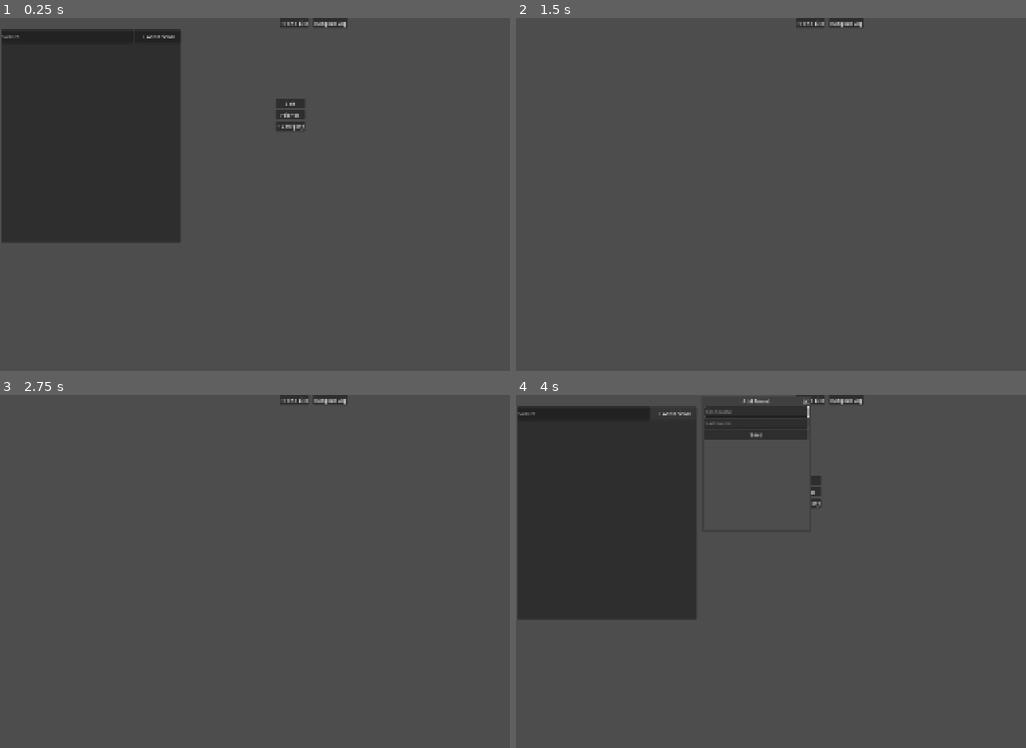
Above: before the commit, frames 1-4 (two rows, left to right).
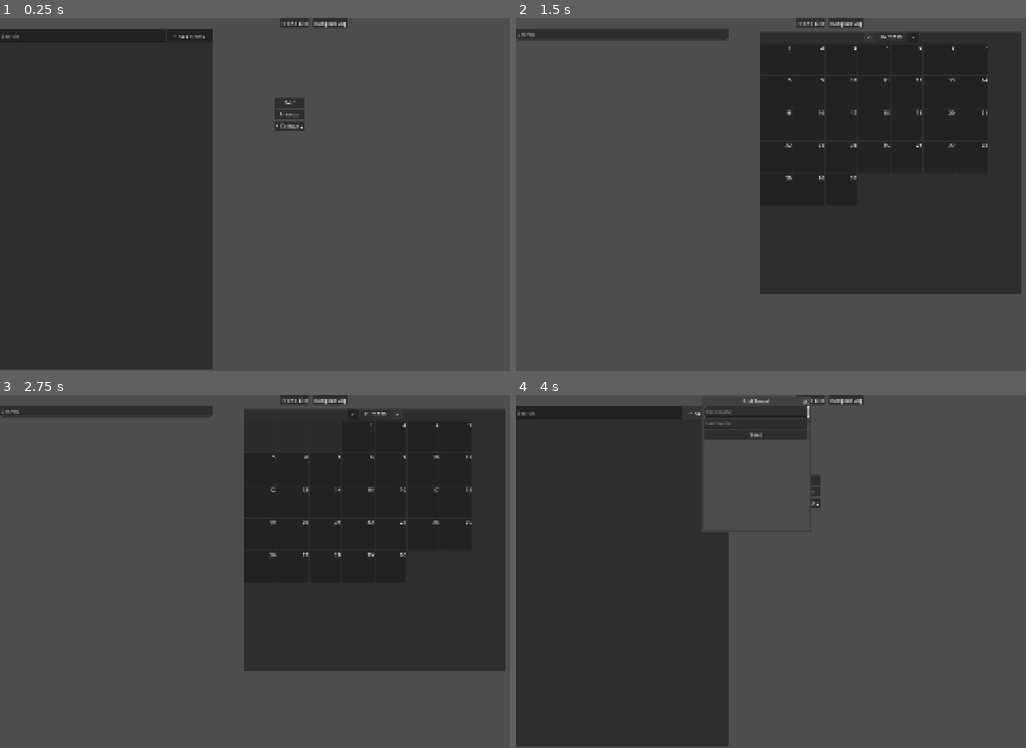
Above: after the commit, the same moments.

Repository: Syncrinity/Life-Friends-0
Game: Godot game, scene res://main.tscn
The game is run twice, just before and just after one commit, with the same random seed, the same clock (stepped at 60 frames per second) and the same inputs.
Inputs (mouse positions are in pixels of both pictures, inside the frame that each line leads up to):
- Up to frame 1 (0.25 s): no input
- Up to frame 2 (1.5 s): click "Hangout Log" at 0.5 s; click (867, 35) at 1.25 s, where only the run after the commit has a clickable "<"
- Up to frame 3 (2.75 s): click (397, 412) at 2 s, where only the run after the commit has a clickable ">"
- Up to frame 4 (4 s): click "Friend List" at 2.75 s; click "+ Add Friend" at 3.5 s

The runs differ from the first frame. In frame 1, 19% of the frame differs, in the area x 0-60%, y 3-100%; in frame 2, 39%, in the area x 0-100%, y 3-79%; in frame 3, 39%; in frame 4, 17%.

Commit message:
Added template for calendar overview.

Diff:
--- a/Hangout Log Entry/hangout_log_entry.gd
+++ b/Hangout Log Entry/hangout_log_entry.gd
@@ -1,9 +1,11 @@
 extends PanelContainer
 
 signal edit_requested(friend_id: String, hangout_id: String)
+signal selected(hangout_id: String, date_timestamp: int)
 
 var friend_id := ""
 var hangout_id := ""
+var date_timestamp := 0
 
 @onready var name_label: Label = $HBoxContainer/VBoxContainer/NameLabel
 @onready var date_label: Label = $HBoxContainer/VBoxContainer/DateLabel
@@ -14,7 +16,7 @@
 func _ready() -> void:
 	edit_button.pressed.connect(_on_edit_button_pressed)
 
-func setup(participants: Array, date_text: String, hangout_type: String, notes: String, default_icon: Texture2D, p_friend_id: String, p_hangout_id: String) -> void:
+func setup(participants: Array, _date_timestamp: int, date_text: String, hangout_type: String, notes: String, default_icon: Texture2D, p_friend_id: String, p_hangout_id: String) -> void:
 	for child in icon_container.get_children():
 		child.queue_free()
 
@@ -44,10 +46,17 @@
 		])
 
 	name_label.text = ", ".join(names)
+	date_timestamp = _date_timestamp
 	date_label.text = "%s • %s" % [date_text, hangout_type]
 	notes_label.text = notes if notes != "" else "No notes"
 	friend_id = p_friend_id
 	hangout_id = p_hangout_id
 
+
 func _on_edit_button_pressed() -> void:
 	edit_requested.emit(friend_id, hangout_id)
+
+
+func _gui_input(event: InputEvent) -> void:
+	if event is InputEventMouseButton and event.pressed:
+		selected.emit(hangout_id, date_timestamp)
--- a/Hangout Log Entry/hangout_log_entry.tscn
+++ b/Hangout Log Entry/hangout_log_entry.tscn
@@ -38,6 +38,7 @@
 horizontal_alignment = 1
 
 [node name="NotesLabel" type="Label" parent="HBoxContainer/VBoxContainer" unique_id=1464696524]
+custom_minimum_size = Vector2(500, 0)
 layout_mode = 2
 text = "Notes"
 horizontal_alignment = 1
--- /dev/null
+++ b/calendar_day_cell.gd
@@ -0,0 +1,37 @@
+extends PanelContainer
+
+@onready var day_label: Label = $VBoxContainer/DayLabel
+@onready var event_count_label: Label = $VBoxContainer/EventCountLabel
+
+func setup_empty() -> void:
+	day_label.text = ""
+	event_count_label.text = ""
+	modulate = Color(1, 1, 1, 0.2)
+
+func setup_day(day: int, event_count: int, highlighted: bool) -> void:
+	day_label.text = str(day)
+
+	if event_count > 0:
+		event_count_label.text = "%d hangout%s" % [
+			event_count,
+			"" if event_count == 1 else "s"
+		]
+	else:
+		event_count_label.text = ""
+
+	if highlighted:
+		add_theme_stylebox_override("panel", get_highlight_stylebox())
+	else:
+		remove_theme_stylebox_override("panel")
+
+
+func get_highlight_stylebox() -> StyleBoxFlat:
+	var style := StyleBoxFlat.new()
+	style.bg_color = Color(0.2, 0.35, 0.8, 0.2)
+	style.border_color = Color(0.2, 0.35, 0.8, 1.0)
+	style.set_border_width_all(2)
+	style.corner_radius_top_left = 8
+	style.corner_radius_top_right = 8
+	style.corner_radius_bottom_left = 8
+	style.corner_radius_bottom_right = 8
+	return style
--- /dev/null
+++ b/calendar_day_cell.tscn
@@ -0,0 +1,23 @@
+[gd_scene format=3 uid="uid://bccpyrlnpnw3k"]
+
+[ext_resource type="Script" uid="uid://b0ecotxt3l7lv" path="res://calendar_day_cell.gd" id="1_wtrhe"]
+
+[node name="CalendarDayCell" type="PanelContainer" unique_id=470250860]
+custom_minimum_size = Vector2(96, 96)
+offset_right = 64.0
+offset_bottom = 50.0
+script = ExtResource("1_wtrhe")
+
+[node name="VBoxContainer" type="VBoxContainer" parent="." unique_id=1799505761]
+layout_mode = 2
+
+[node name="DayLabel" type="Label" parent="VBoxContainer" unique_id=1538915638]
+layout_mode = 2
+size_flags_vertical = 3
+text = "23 "
+horizontal_alignment = 2
+
+[node name="EventCountLabel" type="Label" parent="VBoxContainer" unique_id=1461694517]
+layout_mode = 2
+text = "2 hangouts"
+horizontal_alignment = 1
--- /dev/null
+++ b/calendar_view.gd
@@ -0,0 +1,132 @@
+extends PanelContainer
+
+@export var day_cell_scene: PackedScene
+
+@onready var previous_month_button: Button = $VBoxContainer/HBoxContainer/PreviousMonthButton
+@onready var month_year_label: Label = $VBoxContainer/HBoxContainer/MonthYearLabel
+@onready var next_month_button: Button = $VBoxContainer/HBoxContainer/NextMonthButton
+
+@onready var calendar_grid: GridContainer = $VBoxContainer/CalendarGrid
+
+var displayed_month: int
+var displayed_year: int
+
+var hangouts: Array = []
+var highlighted_hangout_id := ""
+
+func _ready() -> void:
+	var now:= Time.get_datetime_dict_from_system()
+	displayed_month = now["month"]
+	displayed_year = now["year"]
+
+	previous_month_button.pressed.connect(_on_previous_month_button_pressed)
+	next_month_button.pressed.connect(_on_next_month_button_pressed)
+
+	refresh_calendar()
+
+
+func refresh_calendar() -> void:
+	for child in calendar_grid.get_children():
+		child.queue_free()
+
+	month_year_label.text = "%d / %d" % [displayed_month, displayed_year]
+
+	var first_day := {
+		"year": displayed_year,
+		"month": displayed_month,
+		"day": 1,
+		"hour": 12,
+		"minute": 0,
+		"second": 0
+	}
+
+	var first_unix := Time.get_unix_time_from_datetime_dict(first_day)
+	var first_date := Time.get_datetime_dict_from_unix_time(first_unix)
+
+	var weekday_offset: int = first_date["weekday"]
+	var days_in_month := get_days_in_month(displayed_year, displayed_month)
+
+	for i in range(weekday_offset):
+		var empty_cell = day_cell_scene.instantiate()
+		calendar_grid.add_child(empty_cell)
+		empty_cell.setup_empty()
+
+	for day in range(1, days_in_month + 1):
+		var date_key := "%04d-%02d-%02d" % [
+			displayed_year,
+			displayed_month,
+			day
+		]
+
+		var hangouts_on_day := get_hangouts_for_date_key(date_key)
+
+		var cell = day_cell_scene.instantiate()
+		calendar_grid.add_child(cell)
+
+		cell.setup_day(
+			day,
+			hangouts_on_day.size(),
+			should_highlight_day(hangouts_on_day)
+		)
+
+func get_hangouts_for_date_key(date_key: String) -> Array:
+	return hangouts.filter(
+		func(hangout):
+			return hangout.get("date_key", "") == date_key
+	)
+
+
+func should_highlight_day(hangouts_on_day: Array) -> bool:
+	for hangout in hangouts_on_day:
+		if hangout.get("id", "") == highlighted_hangout_id:
+			return true
+
+	return hangouts_on_day.size() > 0
+
+
+func get_days_in_month(year: int, month: int) -> int:
+	match month:
+		1, 3, 5, 7, 8, 10, 12:
+			return 31
+		4, 6, 9, 11:
+			return 30
+		2:
+			if is_leap_year(year):
+				return 29
+			return 28
+
+	return 30
+
+
+func is_leap_year(year: int) -> bool:
+	return year % 4 == 0 and (year % 100 != 0 or year % 400 == 0)
+
+func _on_previous_month_button_pressed() -> void:
+	displayed_month -= 1
+
+	if displayed_month < 1:
+		displayed_month = 12
+		displayed_year -= 1
+
+	refresh_calendar()
+
+func _on_next_month_button_pressed() -> void:
+	displayed_month += 1
+
+	if displayed_month > 12:
+		displayed_month = 1
+		displayed_year += 1
+
+	refresh_calendar()
+
+func set_hangouts(new_hangouts: Array) -> void:
+	print("Calendar received hangouts: ", hangouts.size())
+
+	hangouts = new_hangouts
+	refresh_calendar()
+
+func jump_to_month(year: int, month: int, hangout_id: String) -> void:
+	displayed_year = year
+	displayed_month = month
+	highlighted_hangout_id = hangout_id
+	refresh_calendar()
--- /dev/null
+++ b/calendar_view.tscn
@@ -0,0 +1,41 @@
+[gd_scene format=3 uid="uid://d3xcqqr0b6hki"]
+
+[ext_resource type="Script" uid="uid://cc0fxd2r5xted" path="res://calendar_view.gd" id="1_tuw1x"]
+
+[node name="CalendarView" type="PanelContainer" unique_id=1920915838]
+custom_minimum_size = Vector2(800, 800)
+anchors_preset = 8
+anchor_left = 0.5
+anchor_top = 0.5
+anchor_right = 0.5
+anchor_bottom = 0.5
+offset_left = -250.0
+offset_right = 250.0
+grow_horizontal = 2
+grow_vertical = 2
+script = ExtResource("1_tuw1x")
+
+[node name="VBoxContainer" type="VBoxContainer" parent="." unique_id=1158757693]
+layout_mode = 2
+
+[node name="HBoxContainer" type="HBoxContainer" parent="VBoxContainer" unique_id=387023055]
+layout_mode = 2
+theme_override_constants/separation = 16
+alignment = 1
+
+[node name="PreviousMonthButton" type="Button" parent="VBoxContainer/HBoxContainer" unique_id=478526259]
+layout_mode = 2
+text = "  <  "
+
+[node name="MonthYearLabel" type="Label" parent="VBoxContainer/HBoxContainer" unique_id=1446363731]
+layout_mode = 2
+text = "June 2026"
+horizontal_alignment = 1
+
+[node name="NextMonthButton" type="Button" parent="VBoxContainer/HBoxContainer" unique_id=150880804]
+layout_mode = 2
+text = "  >  "
+
+[node name="CalendarGrid" type="GridContainer" parent="VBoxContainer" unique_id=1595045587]
+layout_mode = 2
+columns = 7
--- a/hangout_log_screen.gd
+++ b/hangout_log_screen.gd
@@ -7,6 +7,22 @@
 @onready var hangout_type_option: OptionButton = $EditHangoutWindow/VBoxContainer/HangoutTypeOption
 @onready var edit_hangout_label: TextEdit = $EditHangoutWindow/VBoxContainer/editHangoutLabel
 
+@onready var edit_month_option: OptionButton = $EditHangoutWindow/VBoxContainer/DateHContainer/EditMonthOption
+@onready var edit_day_option: OptionButton = $EditHangoutWindow/VBoxContainer/DateHContainer/EditDayOption
+@onready var edit_year_option: OptionButton = $EditHangoutWindow/VBoxContainer/DateHContainer/EditYearOption
+
+@onready var edit_start_time_input: LineEdit = $EditHangoutWindow/VBoxContainer/TimeHContainer/EditStartTimeInput
+@onready var edit_end_time_input: LineEdit = $EditHangoutWindow/VBoxContainer/TimeHContainer/EditEndTimeInput
+
+@onready var calendar_view: PanelContainer = $CalendarView
+
+var day_names = ["Sun", "Mon", "Tue", "Wed", "Thu", "Fri", "Sat"]
+#var day_names = ["Sunday", "Monday", "Tuesday", "Wednesday", "Thursday", "Friday", "Saturday"]
+
+@onready var hangout_search_bar: LineEdit = $VBoxContainer/HangoutSearchBar
+var all_hangouts: Array = []
+var filtered_hangouts: Array = []
+
 var editing_friend_id := ""
 var editing_hangout_id := ""
 var friends: Array = []
@@ -16,54 +32,64 @@
 @onready var hangout_list_container: VBoxContainer = $VBoxContainer/ScrollContainer/HangoutListContainer
 
 func _ready() -> void:
+	setup_date_dropdowns()
 	edit_hangout_window.hide()
 	edit_hangout_window.confirmed.connect(_on_save_edit_button_pressed)
 	setup_hangout_type_options()
+
+	hangout_search_bar.text_changed.connect(apply_search_filter)
 	refresh()
 
 func refresh() -> void:
-	for child in hangout_list_container.get_children():
-		child.queue_free()
-
-	var friends: Array = DataManager.load_friends()
-	var all_hangouts := []
-
-	for friend in friends:
-		var friend_name := "%s %s" % [
-			friend.get("first_name", ""),
-			friend.get("last_name", "")
-		]
-
-		for hangout in friend.get("hangouts", []):
-			all_hangouts.append({
-				"friend_id": friend.get("id", ""),
-				"hangout_id": hangout.get("id", ""),
-				"participants": [friend],
-				"date_timestamp": hangout.get("date_timestamp", 0),
-				"type": hangout.get("type", "Hangout"),
-				"notes": hangout.get("notes", "")
-			})
-
-		all_hangouts.sort_custom(
-		func(a, b):
-			return a["date_timestamp"] > b["date_timestamp"]
-	)
-
-	for hangout in all_hangouts:
-		var entry = hangout_log_entry_scene.instantiate()
-		hangout_list_container.add_child(entry)
-
-		entry.setup(
-			hangout["participants"],
-			format_unix_date(hangout["date_timestamp"]),
-			hangout["type"],
-			hangout["notes"],
-			default_profile_image,
-			hangout["friend_id"],
-			hangout["hangout_id"]
-		)
-
-		entry.edit_requested.connect(_on_hangout_edit_requested)
+	all_hangouts = build_all_hangouts()
+	# No search by default.
+	apply_search_filter(hangout_search_bar.text)
+
+	#for child in hangout_list_container.get_children():
+		#child.queue_free()
+#
+	#var friends: Array = DataManager.load_friends()
+	#var all_hangouts := []
+#
+	#for friend in friends:
+		#var friend_name := "%s %s" % [
+			#friend.get("first_name", ""),
+			#friend.get("last_name", "")
+		#]
+#
+		#for hangout in friend.get("hangouts", []):
+			#all_hangouts.append({
+				#"friend_id": friend.get("id", ""),
+				#"hangout_id": hangout.get("id", ""),
+				#"participants": [friend],
+				#"date_timestamp": hangout.get("date_timestamp", 0),
+				#"date_key": get_date_key_from_unix(hangout.get("date_unix", 0)),
+				#"type": hangout.get("type", "Hangout"),
+				#"notes": hangout.get("notes", "")
+			#})
+#
+		#all_hangouts.sort_custom(
+		#func(a, b):
+			#return a["date_timestamp"] > b["date_timestamp"]
+	#)
+#
+	#for hangout in all_hangouts:
+		#var entry = hangout_log_entry_scene.instantiate()
+		#hangout_list_container.add_child(entry)
+#
+		#entry.setup(
+			#hangout["participants"],
+			#hangout["date_timestamp"],
+			#format_unix_date(hangout["date_timestamp"]),
+			#hangout["type"],
+			#hangout["notes"],
+			#default_profile_image,
+			#hangout["friend_id"],
+			#hangout["hangout_id"]
+		#)
+	#
+		#entry.selected.connect(_on_hangout_selected)
+		#entry.edit_requested.connect(_on_hangout_edit_requested)
 
 func _on_hangout_edit_requested(friend_id: String, hangout_id: String) -> void:
 	friends = DataManager.load_friends()
@@ -82,7 +108,35 @@
 	edit_hangout_window.popup_centered()
 	edit_hangout_label.grab_focus()
 
+	var date_dict := get_local_datetime_from_unix(hangout.get("date_timestamp", 0))
+
+	print(date_dict["month"])
+	print(date_dict["day"])
+	print(date_dict["year"])
+	select_option_by_id(edit_month_option, date_dict["month"])
+	select_option_by_id(edit_day_option, date_dict["day"])
+	select_option_by_id(edit_year_option, date_dict["year"])
+
+	edit_end_time_input.text = format_time_12h(
+		date_dict["hour"],
+		date_dict["minute"]
+	)
+
+
 func _on_save_edit_button_pressed() -> void:
+	var selected_date := get_selected_date_dict()
+
+	var edited_timestamp: int = parse_local_datetime_to_unix_from_parts(
+		selected_date["year"],
+		selected_date["month"],
+		selected_date["day"],
+		edit_end_time_input.text
+	)
+
+	if edited_timestamp <= 0:
+		push_error("Invalid date/time.")
+		return
+
 	for friend in friends:
 		if friend.get("id", "") != editing_friend_id:
 			continue
@@ -91,6 +145,7 @@
 			if hangout.get("id", "") == editing_hangout_id:
 				hangout["type"] = hangout_type_option.get_item_text(hangout_type_option.selected)
 				hangout["notes"] = edit_hangout_label.text.strip_edges()
+				hangout["date_timestamp"] = edited_timestamp
 				break
 
 	DataManager.save_friends(friends)
@@ -158,12 +213,187 @@
 	if hour_12 == 0:
 		hour_12 = 12
 
-	return "%02d/%02d/%d%s %d:%02d %s" % [
+	return "%s • %02d/%02d/%d • %d:%02d %s" % [
+		day_names[date["weekday"]],
 		date["month"],
 		date["day"],
 		date["year"],
-		" •",
 		hour_12,
 		minute,
 		meridian
 	]
+
+#region DateInfo
+func setup_date_dropdowns() -> void:
+	edit_month_option.clear()
+	edit_day_option.clear()
+	edit_year_option.clear()
+
+	for month in range(1, 13):
+		edit_month_option.add_item(str(month), month)
+
+	for day in range(1, 32):
+		edit_day_option.add_item(str(day), day)
+
+	var current_year: int = Time.get_datetime_dict_from_system()["year"]
+
+	# add the last 10 years as available year options
+	for offset in range(11):
+		var year := current_year - offset
+		edit_year_option.add_item(str(year), year)
+
+
+func select_option_by_id(option_button: OptionButton, id: int) -> void:
+	for i in range(option_button.item_count):
+		if option_button.get_item_id(i) == id:
+			option_button.select(i)
+			return
+
+func get_selected_date_dict() -> Dictionary:
+	return {
+		"year": edit_year_option.get_selected_id(),
+		"month": edit_month_option.get_selected_id(),
+		"day": edit_day_option.get_selected_id()
+	}
+
+func format_time_12h(hour_24: int, minute: int) -> String:
+	var meridian := "AM"
+
+	if hour_24 >= 12:
+		meridian = "PM"
+
+	var hour_12 := hour_24 % 12
+
+	if hour_12 == 0:
+		hour_12 = 12
+
+	return "%d:%02d %s" % [
+		hour_12,
+		minute,
+		meridian
+	]
+
+func parse_local_datetime_to_unix_from_parts(year: int, month: int, day: int, time_text: String) -> int:
+	var cleaned_time := time_text.strip_edges().to_upper()
+	var is_pm := cleaned_time.ends_with("PM")
+	var is_am := cleaned_time.ends_with("AM")
+
+	cleaned_time = cleaned_time.replace("AM", "")
+	cleaned_time = cleaned_time.replace("PM", "")
+	cleaned_time = cleaned_time.strip_edges()
+
+	var time_parts := cleaned_time.split(":")
+
+	if time_parts.size() != 2:
+		return -1
+
+	var hour := int(time_parts[0])
+	var minute := int(time_parts[1])
+
+	if is_pm and hour < 12:
+		hour += 12
+
+	if is_am and hour == 12:
+		hour = 0
+
+	var datetime := {
+		"year": year,
+		"month": month,
+		"day": day,
+		"hour": hour,
+		"minute": minute,
+		"second": 0
+	}
+
+	var local_unix := Time.get_unix_time_from_datetime_dict(datetime)
+
+	var timezone_info := Time.get_time_zone_from_system()
+	var bias_minutes: int = timezone_info.get("bias", 0)
+
+	return local_unix - (bias_minutes * 60)
+
+func get_date_key_from_unix(unix_time: int) -> String:
+	var date := get_local_datetime_from_unix(unix_time)
+
+	return "%04d-%02d-%02d" % [
+		date["year"],
+		date["month"],
+		date["day"]
+	]
+
+#endregion
+
+func _on_hangout_selected(hangout_id: String, date_timestamp: int) -> void:
+	var date := get_local_datetime_from_unix(date_timestamp)
+
+	calendar_view.jump_to_month(
+		date["year"],
+		date["month"],
+		hangout_id
+	)
+
+func apply_search_filter(search_text: String) -> void:
+	var cleaned := search_text.to_lower().strip_edges()
+
+	if cleaned == "":
+		filtered_hangouts = all_hangouts
+	else:
+		filtered_hangouts = all_hangouts.filter(
+			func(hangout):
+				return hangout.get("friend_name", "").to_lower().contains(cleaned)
+		)
+
+	populate_hangout_list(filtered_hangouts)
+	calendar_view.set_hangouts(filtered_hangouts)
+
+func populate_hangout_list(hangout_list: Array) -> void:
+	for child in hangout_list_container.get_children():
+		child.queue_free()
+
+	for hangout in hangout_list:
+		var entry = hangout_log_entry_scene.instantiate()
+
+		hangout_list_container.add_child(entry)
+
+		entry.setup(
+			hangout["participants"],
+			hangout["date_timestamp"],
+			format_unix_date(hangout["date_timestamp"]),
+			hangout["type"],
+			hangout["notes"],
+			default_profile_image,
+			hangout["friend_id"],
+			hangout["id"]
+		)
+
+		entry.edit_requested.connect(_on_hangout_edit_requested)
+		entry.selected.connect(_on_hangout_selected)
+
+func build_all_hangouts() -> Array:
+	var friends := DataManager.load_friends()
+	var results := []
+
+	for friend in friends:
+		var friend_name := "%s %s" % [
+			friend.get("first_name", ""),
+			friend.get("last_name", "")
+		]
+
+		for hangout in friend.get("hangouts", []):
+			results.append({
+				"id": hangout.get("id", ""),
+				"friend_id": friend.get("id", ""),
+				"friend_name": friend_name.strip_edges(),
+				"participants": [friend],
+				"date_timestamp": hangout.get("date_timestamp", 0),
+				"date_key": get_date_key_from_unix(hangout.get("date_timestamp", 0)),
+				"type": hangout.get("type", "Hangout"),
+				"notes": hangout.get("notes", "")
+			})
+
+	results.sort_custom(
+		func(a, b):
+			return a["date_timestamp"] > b["date_timestamp"]
+	)
+
+	return results
--- a/hangout_log_screen.tscn
+++ b/hangout_log_screen.tscn
@@ -3,6 +3,8 @@
 [ext_resource type="Script" uid="uid://cuffdf0ckiupm" path="res://hangout_log_screen.gd" id="1_u6x3y"]
 [ext_resource type="PackedScene" uid="uid://csgddhif6hpkr" path="res://Hangout Log Entry/hangout_log_entry.tscn" id="2_hqvia"]
 [ext_resource type="Texture2D" uid="uid://bsoguro10km4" path="res://Art/128x128.png" id="3_n6ok6"]
+[ext_resource type="PackedScene" uid="uid://d3xcqqr0b6hki" path="res://calendar_view.tscn" id="4_vkxim"]
+[ext_resource type="PackedScene" uid="uid://bccpyrlnpnw3k" path="res://calendar_day_cell.tscn" id="5_xtaxx"]
 
 [node name="HangoutLogScreen" type="Control" unique_id=1647818721]
 layout_mode = 3
@@ -17,6 +19,11 @@
 default_profile_image = ExtResource("3_n6ok6")
 metadata/_edit_use_anchors_ = true
 
+[node name="HSplitContainer" type="HSplitContainer" parent="." unique_id=1330874891]
+layout_mode = 0
+offset_right = 40.0
+offset_bottom = 40.0
+
 [node name="VBoxContainer" type="VBoxContainer" parent="." unique_id=636268802]
 layout_mode = 1
 anchors_preset = 15
@@ -24,7 +31,10 @@
 anchor_bottom = 1.0
 grow_horizontal = 2
 grow_vertical = 2
-metadata/_edit_use_anchors_ = true
+
+[node name="HangoutSearchBar" type="LineEdit" parent="VBoxContainer" unique_id=1631817127]
+layout_mode = 2
+placeholder_text = "Search"
 
 [node name="ScrollContainer" type="ScrollContainer" parent="VBoxContainer" unique_id=923482558]
 layout_mode = 2
@@ -43,13 +53,13 @@
 [node name="EditHangoutWindow" type="ConfirmationDialog" parent="." unique_id=753758557]
 oversampling_override = 1.0
 position = Vector2i(0, 36)
-size = Vector2i(316, 381)
+size = Vector2i(316, 502)
 
 [node name="VBoxContainer" type="VBoxContainer" parent="EditHangoutWindow" unique_id=1493510234]
 offset_left = 8.0
 offset_top = 8.0
 offset_right = 308.0
-offset_bottom = 332.0
+offset_bottom = 453.0
 
 [node name="HangoutTypeOption" type="OptionButton" parent="EditHangoutWindow/VBoxContainer" unique_id=77271825]
 layout_mode = 2
@@ -60,7 +70,71 @@
 popup/item_1/text = "Birthday"
 popup/item_1/id = 1
 
+[node name="DateHContainer" type="HBoxContainer" parent="EditHangoutWindow/VBoxContainer" unique_id=906425334]
+layout_mode = 2
+
+[node name="EditMonthOption" type="OptionButton" parent="EditHangoutWindow/VBoxContainer/DateHContainer" unique_id=222392325]
+layout_mode = 2
+size_flags_horizontal = 3
+selected = 0
+item_count = 12
+popup/item_0/text = "January"
+popup/item_0/id = 0
+popup/item_1/text = "February"
+popup/item_1/id = 1
+popup/item_2/text = "March"
+popup/item_2/id = 2
+popup/item_3/text = "April"
+popup/item_3/id = 3
+popup/item_4/text = "May"
+popup/item_4/id = 4
+popup/item_5/text = "June"
+popup/item_5/id = 5
+popup/item_6/text = "July"
+popup/item_6/id = 6
+popup/item_7/text = "August"
+popup/item_7/id = 7
+popup/item_8/text = "September"
+popup/item_8/id = 8
+popup/item_9/text = "October"
+popup/item_9/id = 9
+popup/item_10/text = "November"
+popup/item_10/id = 10
+popup/item_11/text = "December"
+popup/item_11/id = 11
+
+[node name="EditDayOption" type="OptionButton" parent="EditHangoutWindow/VBoxContainer/DateHContainer" unique_id=967372134]
+layout_mode = 2
+size_flags_horizontal = 3
+
+[node name="EditYearOption" type="OptionButton" parent="EditHangoutWindow/VBoxContainer/DateHContainer" unique_id=130887971]
+layout_mode = 2
+size_flags_horizontal = 3
+
+[node name="TimeHContainer" type="HBoxContainer" parent="EditHangoutWindow/VBoxContainer" unique_id=462442563]
+layout_mode = 2
+
+[node name="EditStartTimeInput" type="LineEdit" parent="EditHangoutWindow/VBoxContainer/TimeHContainer" unique_id=831728668]
+layout_mode = 2
+size_flags_horizontal = 3
+placeholder_text = "1:30 pm"
+
+[node name="EditEndTimeInput" type="LineEdit" parent="EditHangoutWindow/VBoxContainer/TimeHContainer" unique_id=773314081]
+layout_mode = 2
+size_flags_horizontal = 3
+placeholder_text = "2:30 pm"
+
 [node name="editHangoutLabel" type="TextEdit" parent="EditHangoutWindow/VBoxContainer" unique_id=1143454764]
-custom_minimum_size = Vector2(0, 200)
+custom_minimum_size = Vector2(300, 200)
 layout_mode = 2
 text = "Test Test Text"
+wrap_mode = 1
+autowrap_mode = 2
+
+[node name="CalendarView" parent="." unique_id=1920915838 instance=ExtResource("4_vkxim")]
+layout_mode = 1
+offset_left = 422.0
+offset_top = -512.0
+offset_right = 1222.0
+offset_bottom = 288.0
+day_cell_scene = ExtResource("5_xtaxx")
--- a/main.tscn
+++ b/main.tscn
@@ -28,6 +28,7 @@
 text = "Hangout Log"
 
 [node name="ScreenContainer" type="Control" parent="VBoxContainer" unique_id=131215948]
+custom_minimum_size = Vector2(0, 1080)
 layout_mode = 2
 
 [node name="FriendList" parent="VBoxContainer/ScreenContainer" unique_id=1701671282 instance=ExtResource("1_ig7tw")]
@@ -36,10 +37,8 @@
 anchors_preset = 0
 anchor_right = 0.0
 anchor_bottom = 0.0
-offset_left = 4.0
-offset_top = 2.0
-offset_right = 554.0
-offset_bottom = 652.0
+offset_right = 650.0
+offset_bottom = 1040.0
 grow_horizontal = 1
 grow_vertical = 1
 metadata/_edit_use_anchors_ = true
@@ -48,6 +47,6 @@
 layout_mode = 1
 anchors_preset = -1
 anchor_right = 0.0
-anchor_bottom = 0.0
-offset_right = 550.0
-offset_bottom = 650.0
+anchor_bottom = 0.36481482
+offset_right = 650.0
+offset_bottom = 646.0
Not shown, added: calendar_day_cell.gd.uid
Not shown, added: calendar_view.gd.uid
